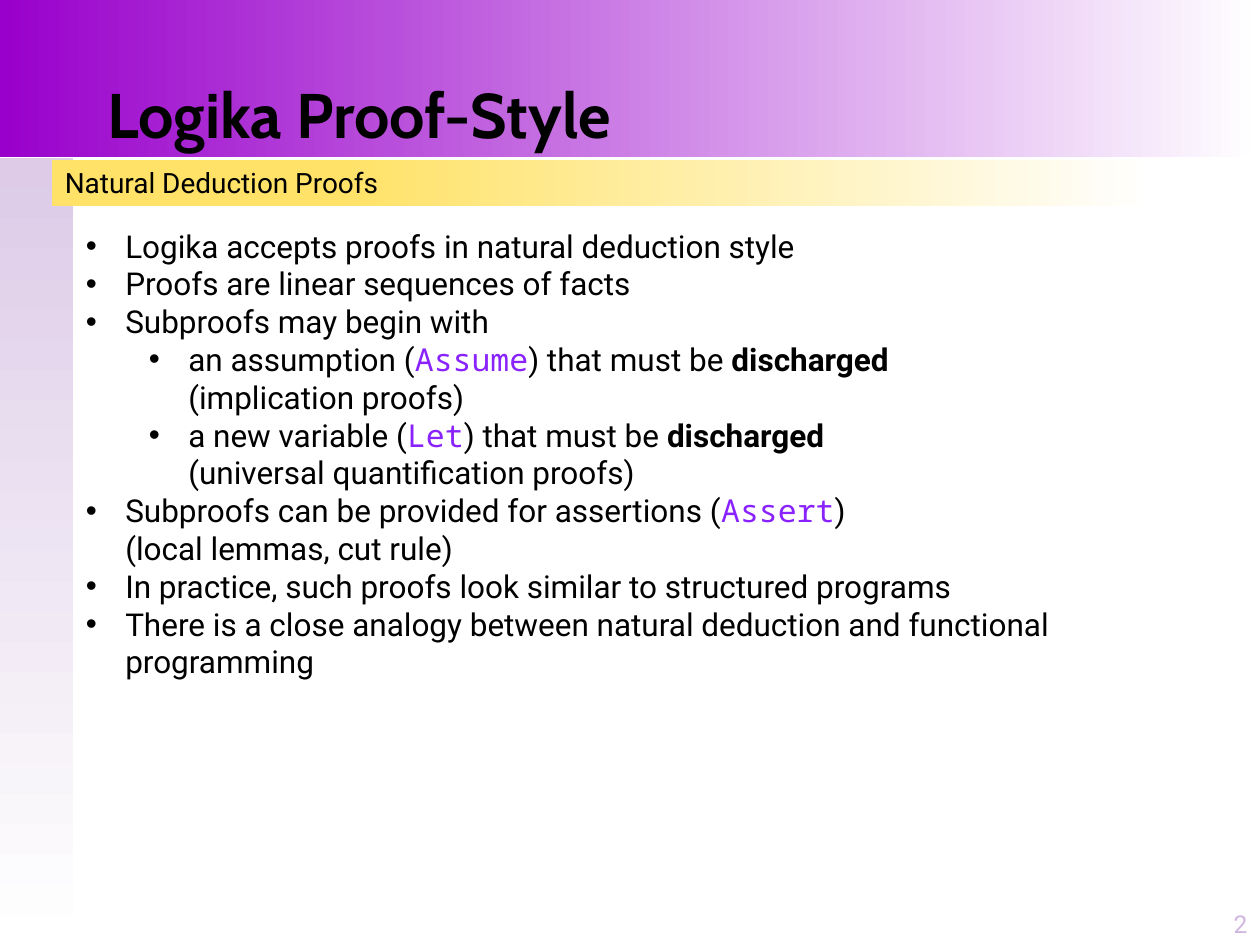
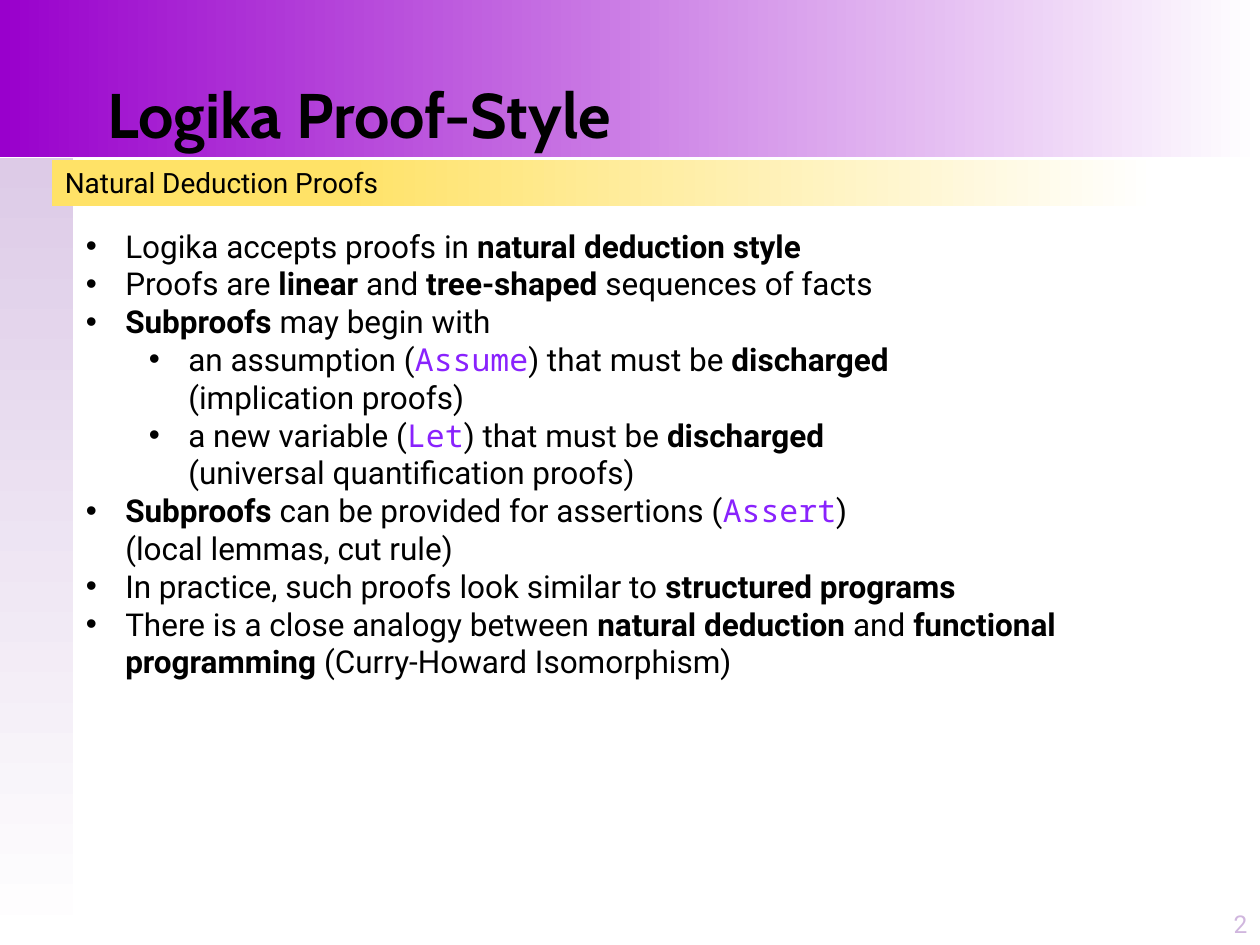
Before and after one commit to santoslab/stress24, a slide deck: slide 2 of slides/A-01-02-Proofs-Structure.pptx. Drawn at 1260x945 pixels with LibreOffice and Linux fonts; fonts in the diff are those of the drawing. Boxes give left, top, right and bottom in pixels: in the first picture for what was removed or moved away, otherwise in the second. Text is boxed around its words. In the diff, an @@ line names an element or a change of style, - is before the commit and + after.

```diff
--- a/slides/A-01-02-Proofs-Structure.pptx
+++ b/slides/A-01-02-Proofs-Structure.pptx
@@ text at <box>125,234,956,605</box>: bold on in "natural deduction style", "Subproofs", "Subproofs", "structured programs" @@
@@ text at <box>125,271,872,302</box>: text changed @@
-• Proofs are linear sequences of facts
+• Proofs are linear and tree-shaped sequences of facts
@@ text at <box>125,612,1056,680</box>: text changed @@
-• There is a close analogy between natural deduction and functional programming
+• There is a close analogy between natural deduction and functional programming (Curry-Howard Isomorphism)
```
Also in this commit, not shown: 4 other slides changed, 7 other files.
